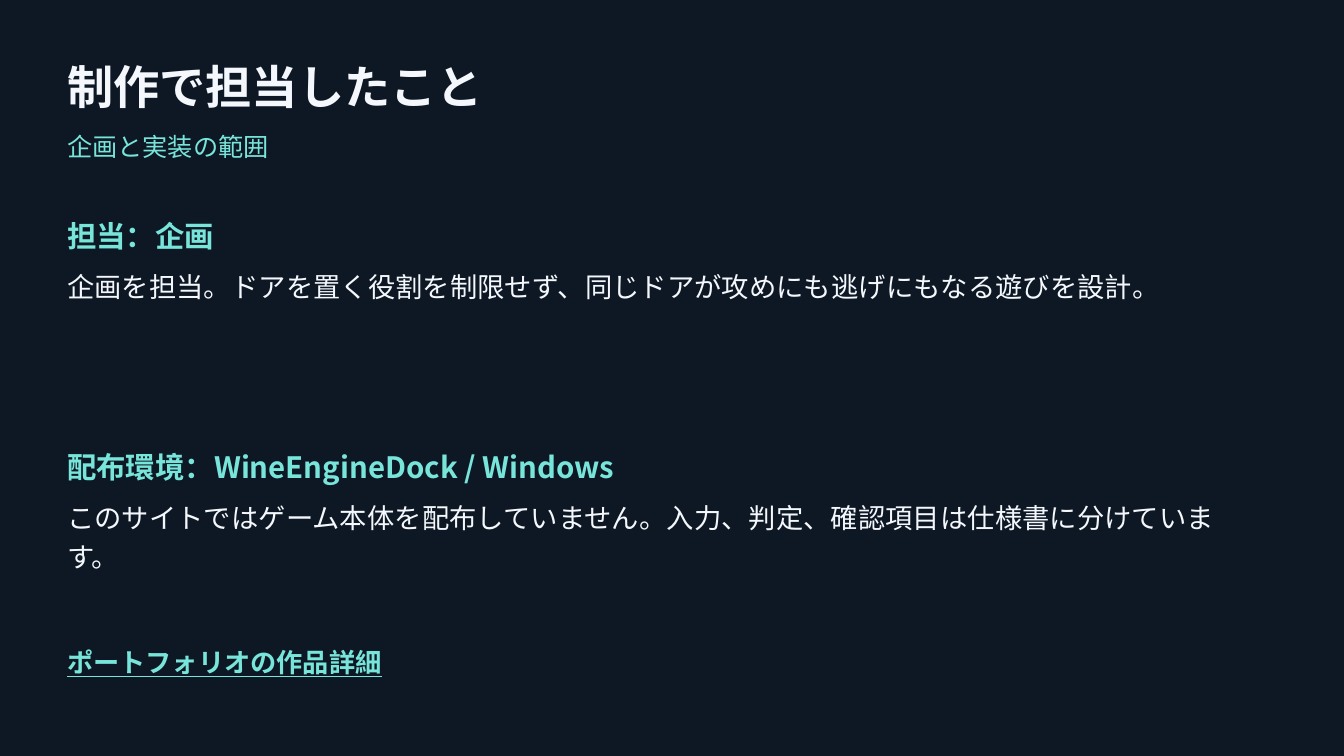
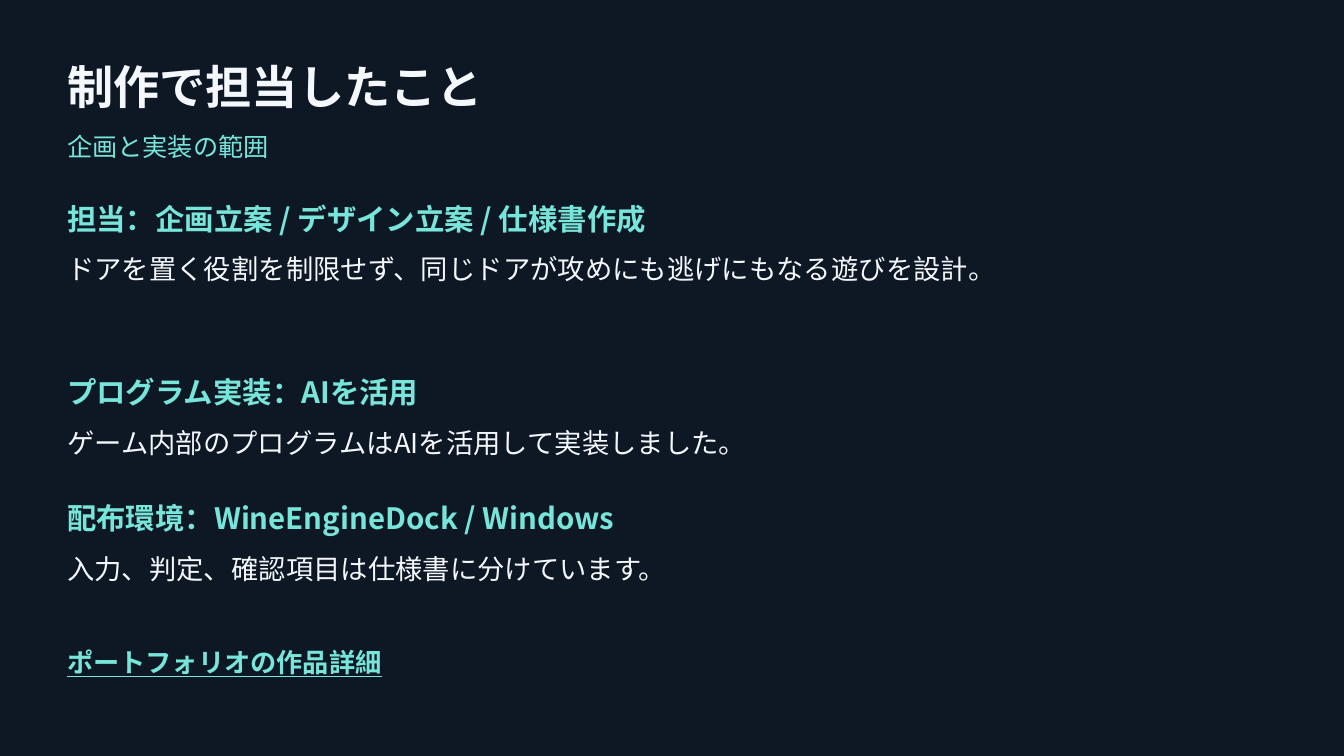
Before and after one commit to kuon-haruto/portfolio, a slide deck: slide 4 of documents/proposals/door-tag_proposal.pptx. Drawn at 1344x756 pixels with LibreOffice and Linux fonts; fonts in the diff are those of the drawing. Boxes give left, top, right and bottom in pixels: in the first picture for what was removed or moved away, otherwise in the second. Text is boxed around its words. In the diff, an @@ line names an element or a change of style, - is before the commit and + after.

Commit message:
WineEngine作品の担当範囲とAI活用を明記
## 変更内容
- 3作品のWeb紹介と企画書に、企画立案・デザイン立案・仕様書作成の担当を明記
- プログラム実装でのAI活用を本人の担当と分けて表示

```diff
--- a/documents/proposals/door-tag_proposal.pptx
+++ b/documents/proposals/door-tag_proposal.pptx
@@ text at <box>67,204,646,233</box>: text changed @@
-担当：企画
+担当：企画立案 / デザイン立案 / 仕様書作成
@@ text at <box>67,256,995,282</box>: text changed @@
-企画を担当。ドアを置く役割を制限せず、同じドアが攻めにも逃げにもなる遊びを設計。
+ドアを置く役割を制限せず、同じドアが攻めにも逃げにもなる遊びを設計。
@@ text added at <box>67,378,418,406</box>, 21 pt, text #78E5DA, bold @@
+プログラム実装：AIを活用
@@ text added at <box>67,430,746,456</box>, 19.5 pt, text #F4F8FC @@
+ゲーム内部のプログラムはAIを活用して実装しました。
@@ text "配布環境：WineEngineDock / Windows": place and size @@
-text "配布環境：WineEngineDock / Windows" at <box>67,453,615,485</box>
+text "配布環境：WineEngineDock / Windows" at <box>67,504,615,536</box>
@@ text at <box>67,556,666,582</box>: text changed @@
-このサイトではゲーム本体を配布していません。入力、判定、確認項目は仕様書に分けています。
+入力、判定、確認項目は仕様書に分けています。
```
Also in this commit, not shown: 8 other files.
